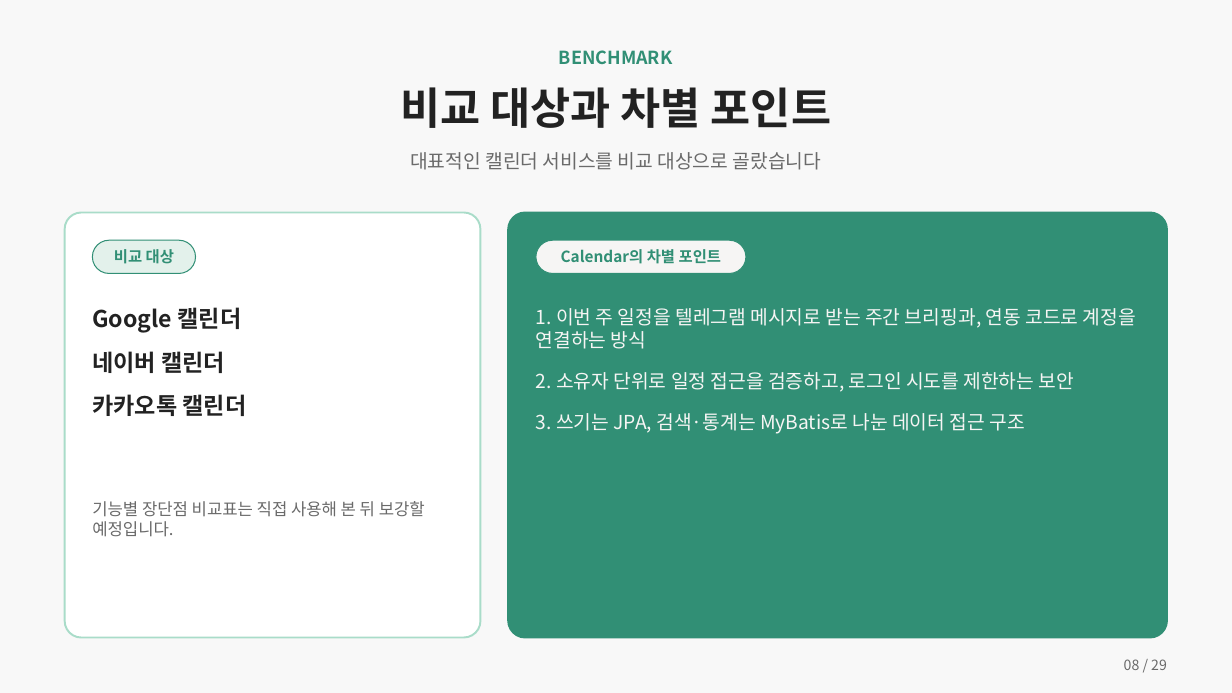
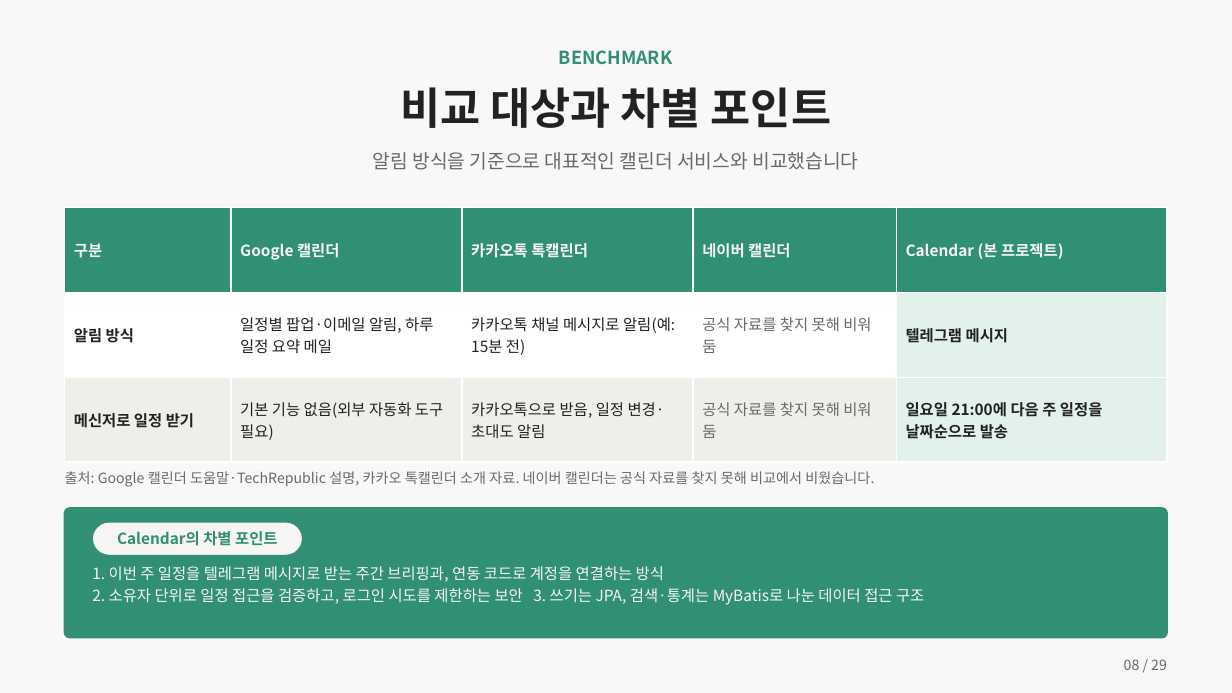
Before and after one commit to ho8566z/calendar-bot_word, a slide deck: slide 8 of ppt/개인 프로젝트.pptx. Drawn at 1232x693 pixels with LibreOffice and Linux fonts; fonts in the diff are those of the drawing. Boxes give left, top, right and bottom in pixels: in the first picture for what was removed or moved away, otherwise in the second. Text is boxed around its words. In the diff, an @@ line names an element or a change of style, - is before the commit and + after.

```diff
--- a/ppt/개인 프로젝트.pptx
+++ b/ppt/개인 프로젝트.pptx
@@ text at (373,152,858,170): text changed @@
-대표적인 캘린더 서비스를 비교 대상으로 골랐습니다
+알림 방식을 기준으로 대표적인 캘린더 서비스와 비교했습니다
@@ table added at (65,208,1167,462), 3 rows, 5 columns @@
+구분 | Google 캘린더 | 카카오톡 톡캘린더 | 네이버 캘린더 | Calendar (본 프로젝트)
+알림 방식 | 일정별 팝업·이메일 알림, 하루 일정 요약 메일 | 카카오톡 채널 메시지로 알림(예: 15분 전) | 공식 자료를 찾지 못해 비워 둠 | 텔레그램 메시지
+메신저로 일정 받기 | 기본 기능 없음(외부 자동화 도구 필요) | 카카오톡으로 받음, 일정 변경·초대도 알림 | 공식 자료를 찾지 못해 비워 둠 | 일요일 21:00에 다음 주 일정을 날짜순으로 발송
@@ rounded rectangle removed at (65,213,481,638) @@
@@ rounded rectangle removed at (508,213,1167,638) @@
@@ rounded rectangle removed at (92,240,196,274) @@
-비교 대상
@@ text removed at (92,307,247,416) @@
-Google 캘린더
-네이버 캘린더
-카카오톡 캘린더
@@ text added at (65,471,874,487), 11 pt, text #6A6A6A @@
+출처: Google 캘린더 도움말·TechRepublic 설명, 카카오 톡캘린더 소개 자료. 네이버 캘린더는 공식 자료를 찾지 못해 비교에서 비웠습니다.
@@ rounded rectangle added at (65,508,1167,638), fill #318F75, outline #318F75 1.5 pt @@
@@ text removed at (92,501,425,537) @@
-기능별 장단점 비교표는 직접 사용해 본 뒤 보강할 예정입니다.
@@ rounded rectangle "Calendar의 차별 포인트": place and size @@
-rounded rectangle "Calendar의 차별 포인트" at (536,240,746,274)
+rounded rectangle "Calendar의 차별 포인트" at (92,522,302,555)
@@ text at (92,566,664,582): size 15 to 12 pt in "1. 이번 주 일정을 텔레그램 메시지로 받는 ..." @@
@@ text "1. 이번 주 일정을 텔레그램 ...": place and size @@
-text "1. 이번 주 일정을 텔레그램 ..." at (536,308,1136,434)
+text "1. 이번 주 일정을 텔레그램 ..." at (92,566,924,605)
@@ text at (92,588,924,605): text changed; size 15 to 12 pt @@
-2. 소유자 단위로 일정 접근을 검증하고, 로그인 시도를 제한하는 보안
-3. 쓰기는 JPA, 검색·통계는 MyBatis로 나눈 데이터 접근 구조
+2. 소유자 단위로 일정 접근을 검증하고, 로그인 시도를 제한하는 보안 3. 쓰기는 JPA, 검색·통계는 MyBatis로 나눈 데이터 접근 구조
```
Also in this commit, not shown: 3 other slides changed, 1 other file.
